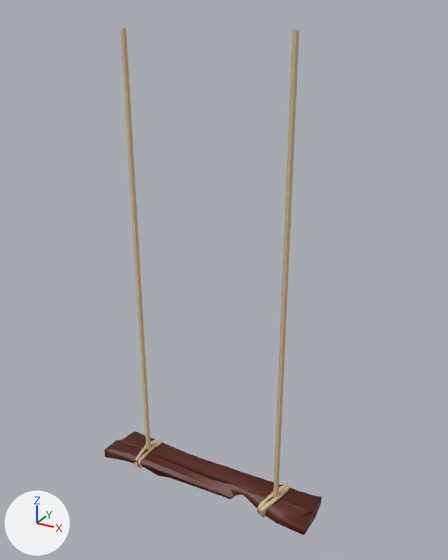
What one commit did to the glTF model assets/smoosher.glb.
One viewpoint serves both versions: a 50 mm lens placed at (0.822, -1.393, 1.429), pointed at (-0.004, 0.11, 0.678). Lighting does not change. The marker at lower left points along +X, +Y and +Z. Where no turn or scale is listed for an object, it has been applied to the vertices. Vertices at the same position are counted once.

Names of what the first picture shows: 'smoosher_wood'.
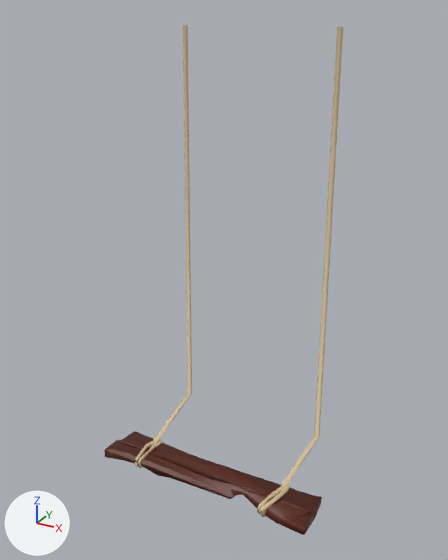
The edits, one by one:
me_smoosher_wood is used by ob_smoosher_wood; location (0.0, 0.0, 0.0).
me_smoosher_wood had 791 vertices, 1545 faces and spanned x -0.373..0.37, y -0.079..0.079, z -0.012..1.382.
me_smoosher_wood now has 807 vertices, 1573 faces and spans x -0.373..0.37, y -0.079..0.308, z -0.012..1.382.
Part 1, on me_smoosher_wood:
11 vertices are removed from x -0.247..0.248, y -0.008..0.008, z 1.38..1.382.
27 faces are deleted.
27 vertices are added at x -0.267..0.267, y 0.0..0.308, z 0.03..1.382.
50 new faces join them, mat_brown (beige #d8c098).
5 new faces join them, mat_tree (brown #571e0a).

Location of each change, (x1, y1, x2, y2) in pixels of the pictures (448 x 560 px):
'smoosher_wood', reshaped (10% wider): before (104, 28, 322, 535); after (104, 25, 343, 535)
part 1 of me_smoosher_wood, built on: before (120, 28, 299, 497); after (128, 25, 343, 496)
